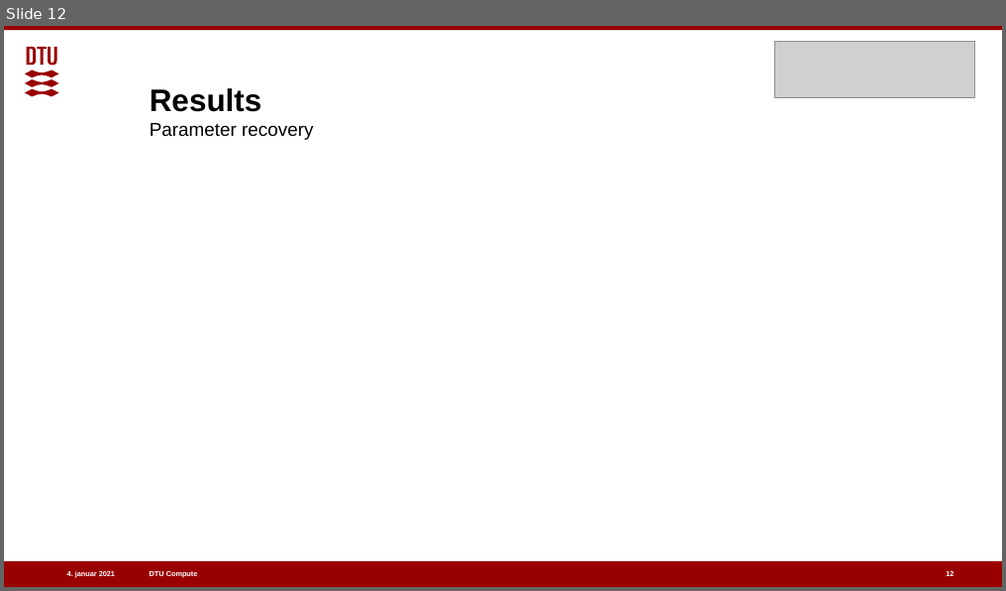
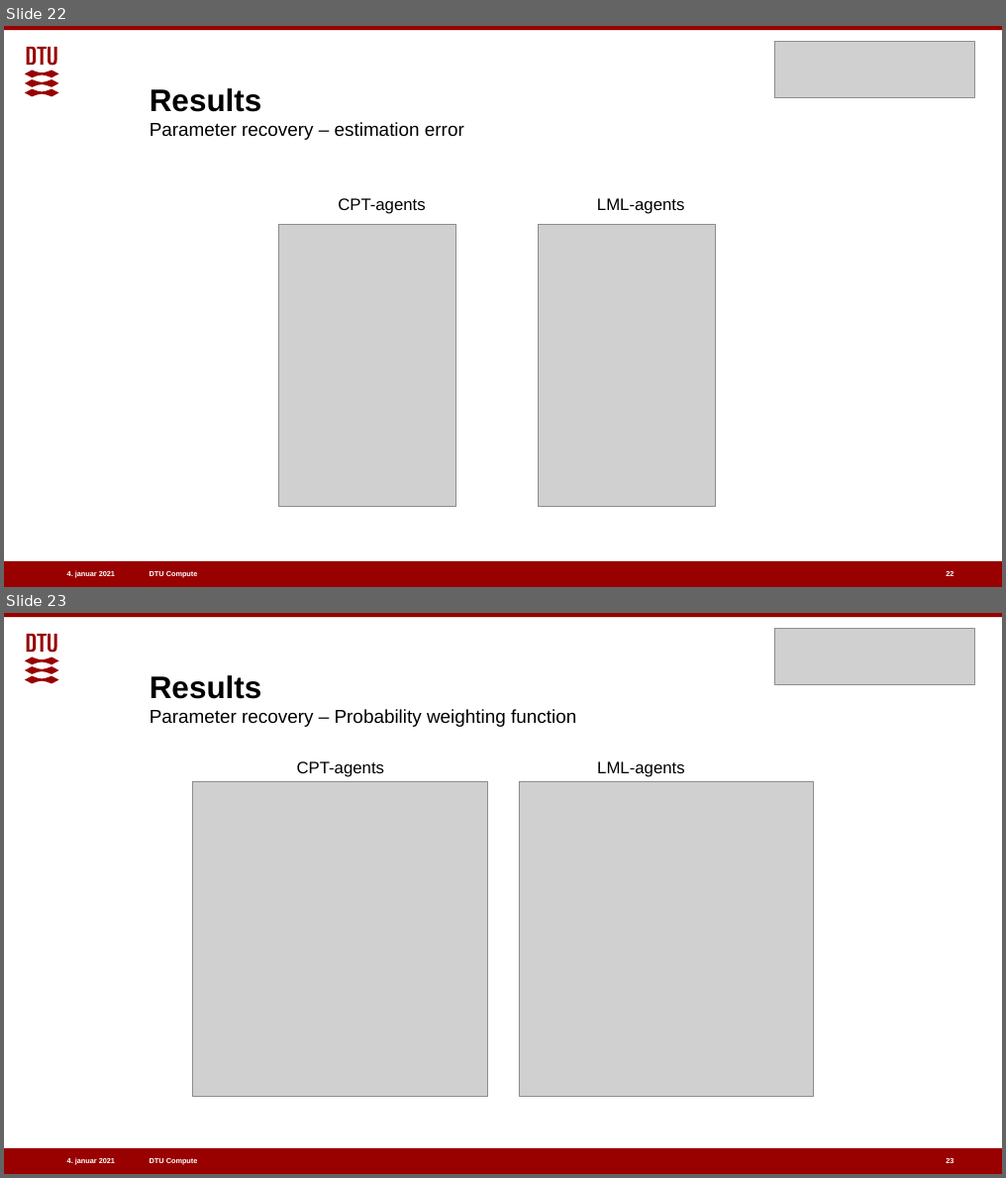
Before and after one commit to benj1003/Comparing-normative-and-descriptive-models-of-probability-weighting, a slide deck: Presentations/Oral defence 07-01-2021.pptx. Shown one above the other, each under a label of ours: slide 12 before the commit, slides 22 and 23 after it. The pictures are 1006x591 and 1006x1178 pixels, drawn with LibreOffice and Linux fonts; fonts in the diff are those of the drawing; grey boxes stand for pictures. Boxes give left, top, right and bottom in pixels: in the first picture for what was removed or moved away, otherwise in the second. Text is boxed around its words. In the diff, an @@ line names an element or a change of style, - is before the commit and + after.

```diff
--- a/Presentations/Oral defence 07-01-2021.pptx
+++ b/Presentations/Oral defence 07-01-2021.pptx
@@ slide 23 added at [4,613,1002,1174], background #FFFFFF; not listed: 5 template elements that a slide beside it also shows @@
@@ picture added at [774,629,975,685] @@
@@ title added at [150,675,576,727], 18 pt, text #000000 @@
+Results
+Parameter recovery – Probability weighting function
@@ picture added at [193,781,487,1096] @@
@@ text added at [297,761,384,777], 16 pt, text #000000 @@
+CPT-agents
@@ picture added at [519,781,814,1096] @@
@@ text added at [597,761,684,777], 16 pt, text #000000 @@
+LML-agents
@@ page number added at [945,1158,953,1163], 7 pt, text #FFFFFF, bold @@
+23
@@ what was slide 12 is now slide 22 @@
@@ slide 22 changed as well @@
@@ title at [150,88,464,140]: text changed @@
-Results
-Parameter recovery
+Results
+Parameter recovery – estimation error
@@ text added at [338,198,425,214], 16 pt, text #000000 @@
+CPT-agents
@@ text added at [597,198,684,214], 16 pt, text #000000 @@
+LML-agents
@@ picture added at [279,224,455,507] @@
@@ picture added at [539,224,715,507] @@
```
Also in this commit, not shown: 5 other slides changed, 15 other slides added.
